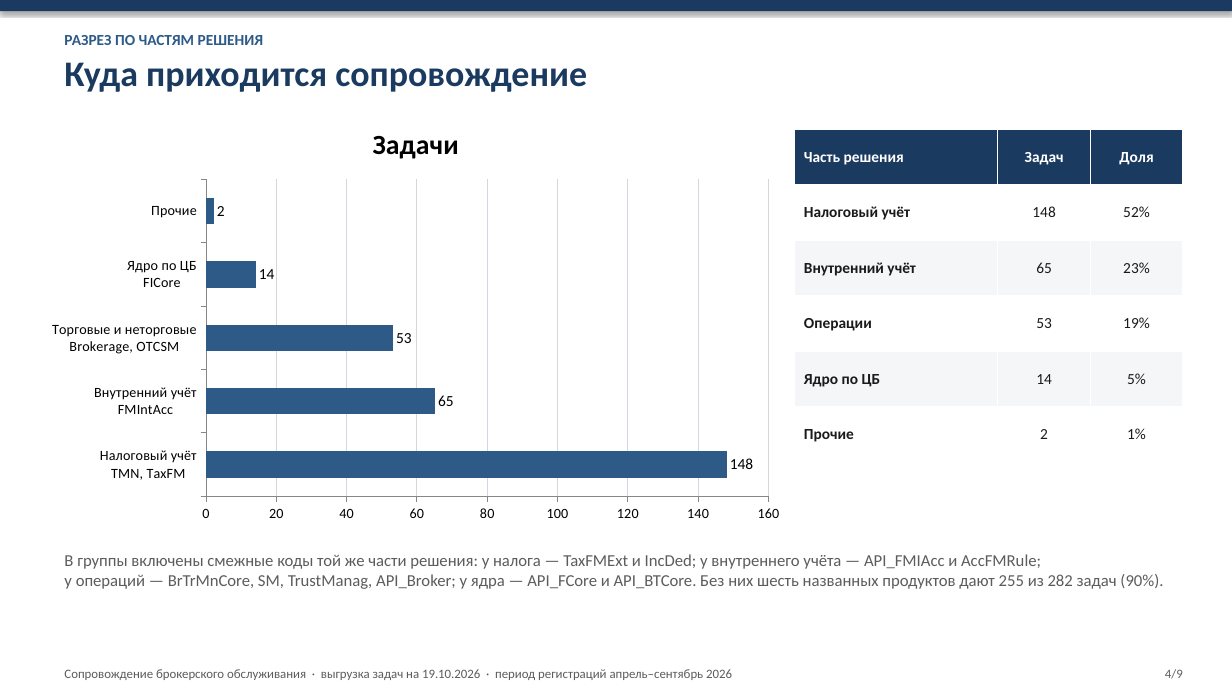
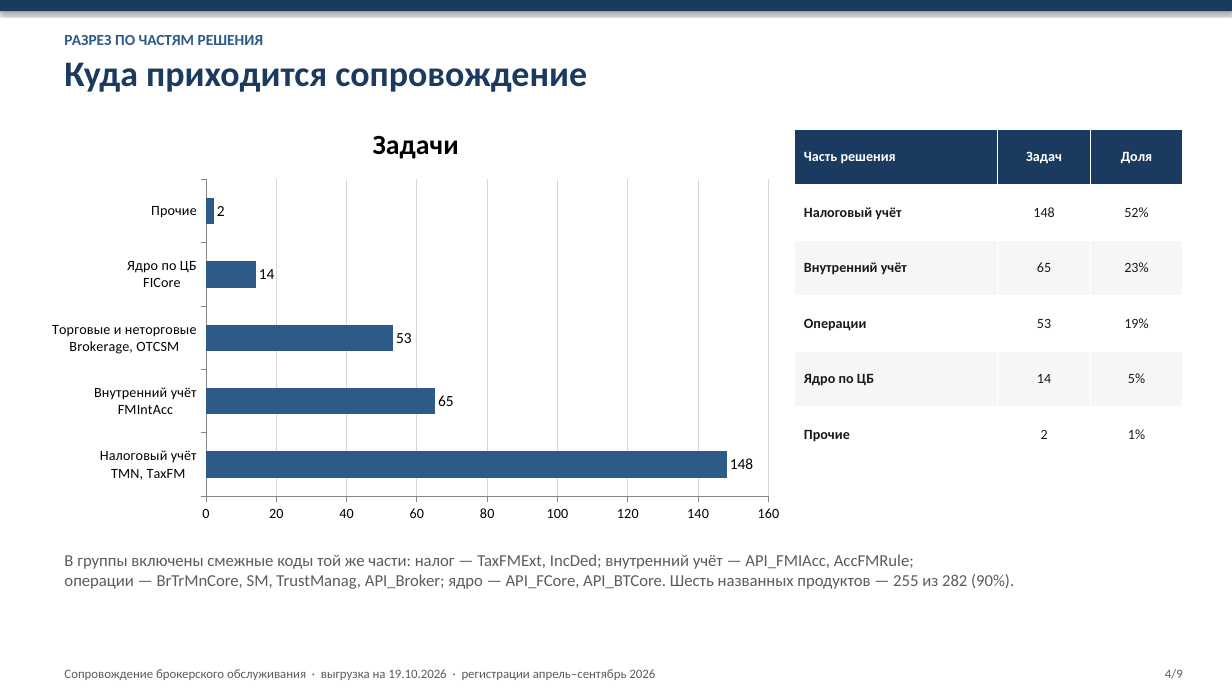
Before and after one commit to kkokurin799/Work, a slide deck: slide 4 of support-stats/brokerage_support_stats.pptx. Drawn at 1232x693 pixels with LibreOffice and Linux fonts; fonts in the diff are those of the drawing. Boxes give left, top, right and bottom in pixels: in the first picture for what was removed or moved away, otherwise in the second. Text is boxed around its words. In the diff, an @@ line names an element or a change of style, - is before the commit and + after.

```diff
--- a/support-stats/brokerage_support_stats.pptx
+++ b/support-stats/brokerage_support_stats.pptx
@@ table at box(795, 129, 1183, 462) @@
@@ size 12 to 11 pt @@
@@ text at box(64, 554, 1014, 589): text changed @@
-В группы включены смежные коды той же части решения: у налога — TaxFMExt и IncDed; у внутреннего учёта — API_FMIAcc и AccFMRule;
-у операций — BrTrMnCore, SM, TrustManag, API_Broker; у ядра — API_FCore и API_BTCore. Без них шесть названных продуктов дают 255 из 282 задач (90%).
+В группы включены смежные коды той же части: налог — TaxFMExt, IncDed; внутренний учёт — API_FMIAcc, AccFMRule;
+операции — BrTrMnCore, SM, TrustManag, API_Broker; ядро — API_FCore, API_BTCore. Шесть названных продуктов — 255 из 282 (90%).
@@ text at box(64, 669, 655, 680): text changed @@
-Сопровождение брокерского обслуживания · выгрузка задач на 19.10.2026 · период регистраций апрель–сентябрь 2026
+Сопровождение брокерского обслуживания · выгрузка на 19.10.2026 · регистрации апрель–сентябрь 2026
```
Also in this commit, not shown: 7 other slides changed, 1 slide added, 1 slide removed, 2 other files.
